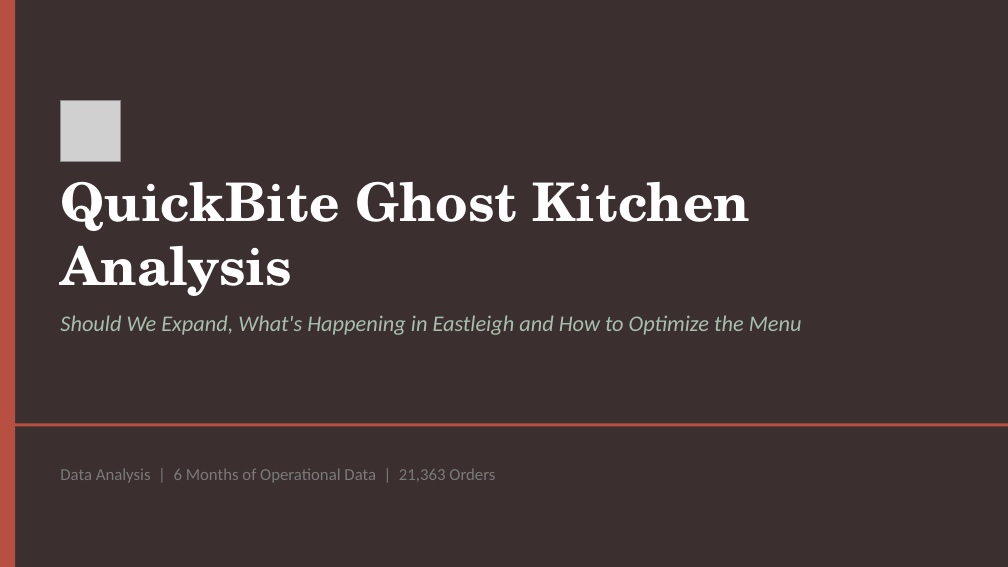
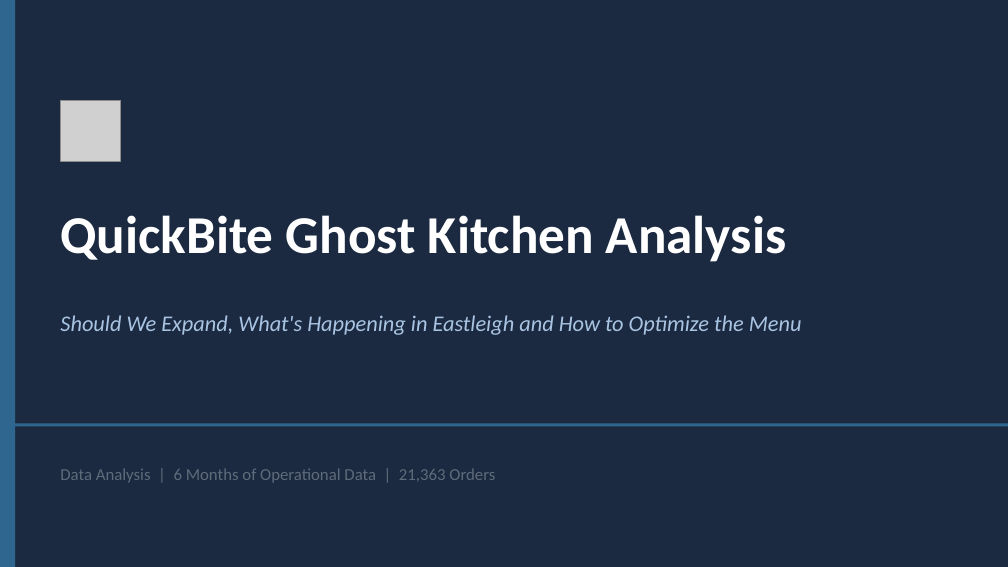
Before and after one commit to Diana-Injelwa/Quickbites-Case-Study, a slide deck: slide 1 of Quickbites Analysis.pptx. Drawn at 1008x567 pixels with LibreOffice and Linux fonts; fonts in the diff are those of the drawing; grey boxes stand for pictures. Boxes give left, top, right and bottom in pixels: in the first picture for what was removed or moved away, otherwise in the second. Text is boxed around its words. In the diff, an @@ line names an element or a change of style, - is before the commit and + after.

Commit message:
Update Quickbites Analysis presentation

```diff
--- a/Quickbites Analysis.pptx
+++ b/Quickbites Analysis.pptx
@@ background #3B2F2F to #1B2A41 @@
@@ rectangle at box(0, 0, 15, 566): fill #B85042 to #2F6690 @@
@@ text "QuickBite Ghost Kitchen Analysis" at box(60, 215, 786, 262): font TeX Gyre Schola to Calibri @@
@@ text "Should We Expand, What's Happening ..." at box(60, 315, 802, 335): text colour #A7BEAE to #A9C4E2 @@
@@ rectangle at box(0, 423, 1008, 426): fill #B85042 to #2F6690 @@
@@ text "Data Analysis | 6 Months ..." at box(60, 468, 495, 483): text colour #7A7A7A to #5F6B7A @@
```
Also in this commit, not shown: 9 other slides changed.
